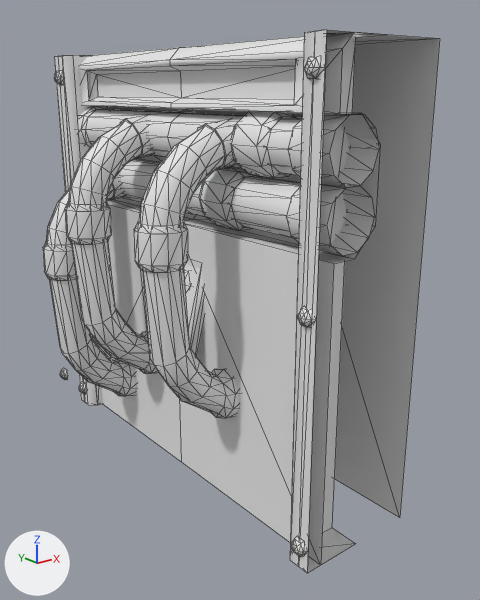
A saved change to the FBX model SpacePiratesProject/Assets/FBX/ModularAssets/Variant_03/SM_Wall1x4_v03.fbx.
One viewpoint serves both versions: a 50 mm lens placed at (-2.76, -4.54, 2.33), pointed at (-0.27, -1.44, 1.09). Lighting does not change. The marker at lower left points along +X, +Y and +Z. Mesh edges are drawn as thin lines. Materials are left out; every surface is plain grey. Where no turn or scale is listed for an object, it has been applied to the vertices.

The first picture shows 'SM_Wall1x4_v03'.
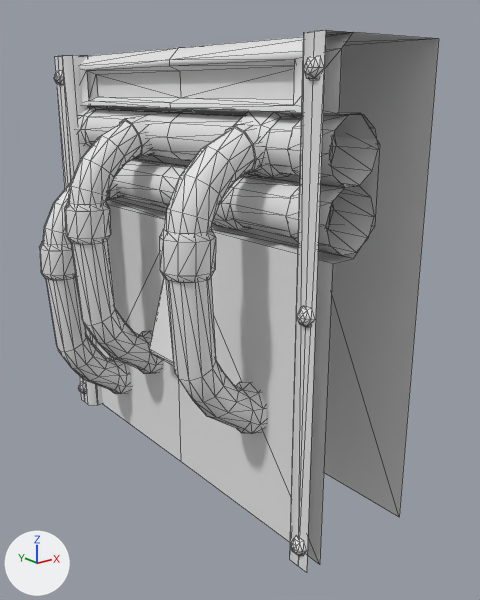
Boxes [x1, y1, x2, y2] around the edits, measured in the pictures (480 x 600 px):
'SM_Wall1x4_v03', reshaped, moved
    before: [43, 30, 440, 573]
    after: [39, 30, 439, 572]
part 1 of me_mesh, rebuilt
    before: [43, 241, 77, 281]
    after: [39, 241, 76, 280]
part 2 of me_mesh, added
    after: [164, 122, 267, 434]
part 3 of me_mesh, added
    after: [159, 229, 216, 283]
part 4 of me_mesh, deleted
    before: [134, 222, 188, 273]
part 5 of me_mesh, deleted
    before: [60, 368, 68, 380]
part 6 of me_mesh, cut back
    before: [47, 30, 385, 573]
    after: [43, 30, 350, 405]

Edits to the bpy script that builds the scene:
```text
Change me_mesh:
    used by ob_sm_wall1x4_v03; location = (0.0, 0.0, 0.0)
    remove me_mesh.from_pydata(...)  # 1039 vertices, 1916 faces; spans x -1.17..0.0, y -2.56..0.34, z 0.0..2.56
    add me_mesh.from_pydata(...)  # 963 vertices, 1606 faces; spans x -1.16..0.0, y -2.56..0.0, z 0.0..2.56
    me_mesh part 1: the loose piece of 40 vertices spanning x -1.17..-0.9, y -0.72..-0.46, z 1.18..1.42 is rebuilt with 40 vertices and now spans x -1.16..-0.9, y -0.64..-0.39, z 1.17..1.41
    me_mesh part 2: a new loose piece of 130 vertices spanning x -1.15..-0.53, y -2.13..-1.85, z 0.52..2.2
    me_mesh part 3: a new loose piece of 40 vertices spanning x -1.16..-0.9, y -2.12..-1.86, z 1.48..1.72
    me_mesh part 4: the loose piece of 40 vertices spanning x -1.16..-0.9, y -1.88..-1.63, z 1.48..1.72 is deleted
    me_mesh part 5: the loose piece of 19 vertices spanning x -0.77..-0.73, y 0.23..0.34, z 0.08..0.17 is deleted
    me_mesh part 6: 4 vertices moved from x -0.37, y -2.56..0.0, z 2.56 to x -0.58, y -2.56..0.0, z 2.56; 318 vertices removed from x -1.15..-0.37, y -2.56..0.0, z 0.0..2.2; 131 vertices added at x -1.15..-0.53, y -2.38..-0.18, z 0.0..1.89
Change ob_sm_wall1x4_v03:
    ob_sm_wall1x4_v03.location: (0.0, 0.0, 0.0) -> (0.0, 0.005, 0.0)
```
